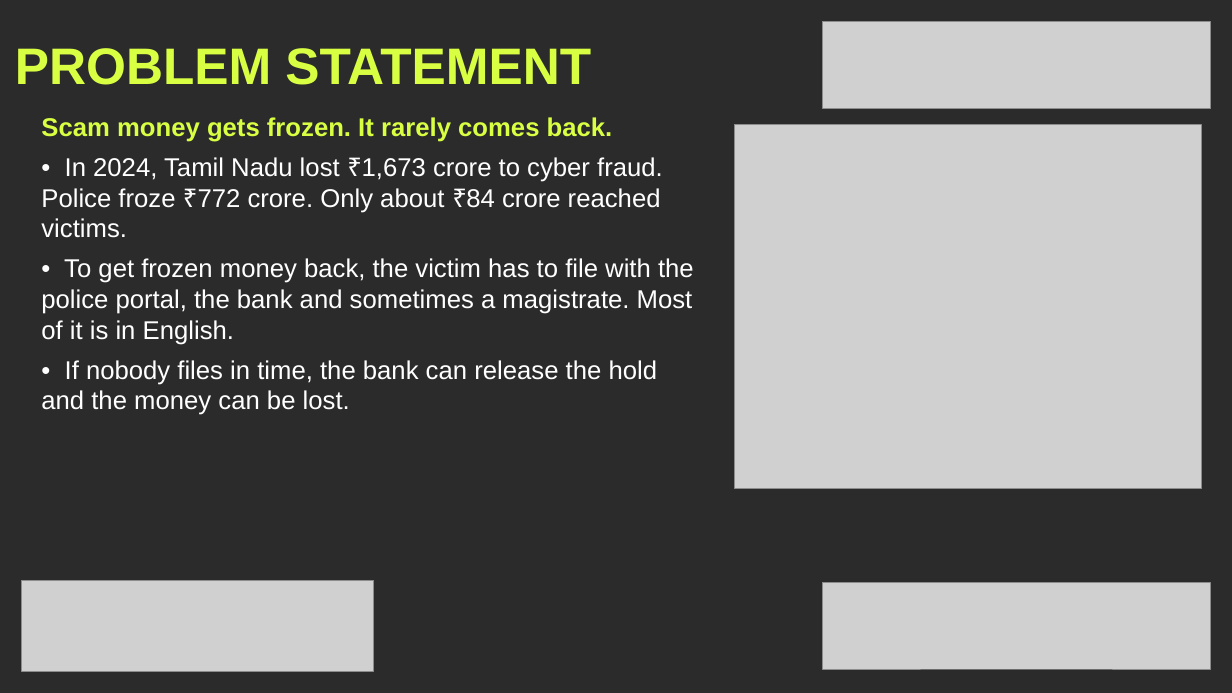
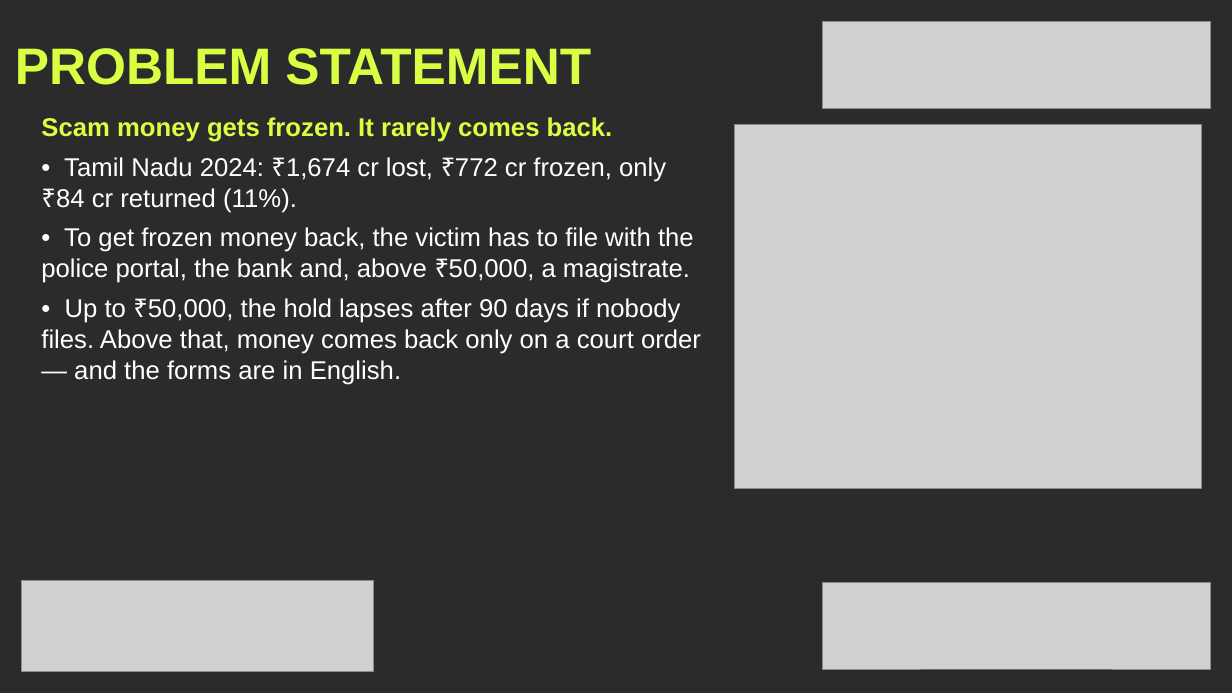
Before and after one commit to mahak867/Golden-Hour, a slide deck: slide 2 of deck/GoldenHour_KHacks4_Submission_Visual.pptx. Drawn at 1232x693 pixels with LibreOffice and Linux fonts; fonts in the diff are those of the drawing; grey boxes stand for pictures; background and template pictures are left out; a plain dark background stands for a picture behind light text. Boxes give left, top, right and bottom in pixels: in the first picture for what was removed or moved away, otherwise in the second. Text is boxed around its words. In the diff, an @@ line names an element or a change of style, - is before the commit and + after.

```diff
--- a/deck/GoldenHour_KHacks4_Submission_Visual.pptx
+++ b/deck/GoldenHour_KHacks4_Submission_Visual.pptx
@@ text at [41,157,701,385]: text changed @@
-• In 2024, Tamil Nadu lost ₹1,673 crore to cyber fraud. Police froze ₹772 crore. Only about ₹84 crore reached victims.
-• To get frozen money back, the victim has to file with the police portal, the bank and sometimes a magistrate. Most of it is in English.
-• If nobody files in time, the bank can release the hold and the money can be lost.
+• Tamil Nadu 2024: ₹1,674 cr lost, ₹772 cr frozen, only ₹84 cr returned (11%).
+• To get frozen money back, the victim has to file with the police portal, the bank and, above ₹50,000, a magistrate.
+• Up to ₹50,000, the hold lapses after 90 days if nobody files. Above that, money comes back only on a court order — and the forms are in English.
```
Also in this commit, not shown: 6 other slides changed, 5 other files.
